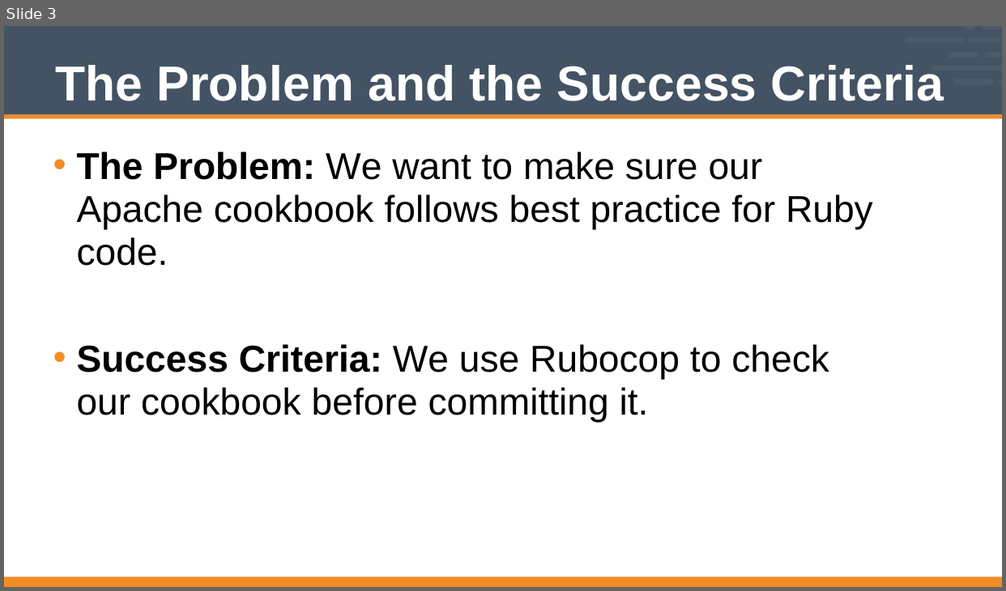
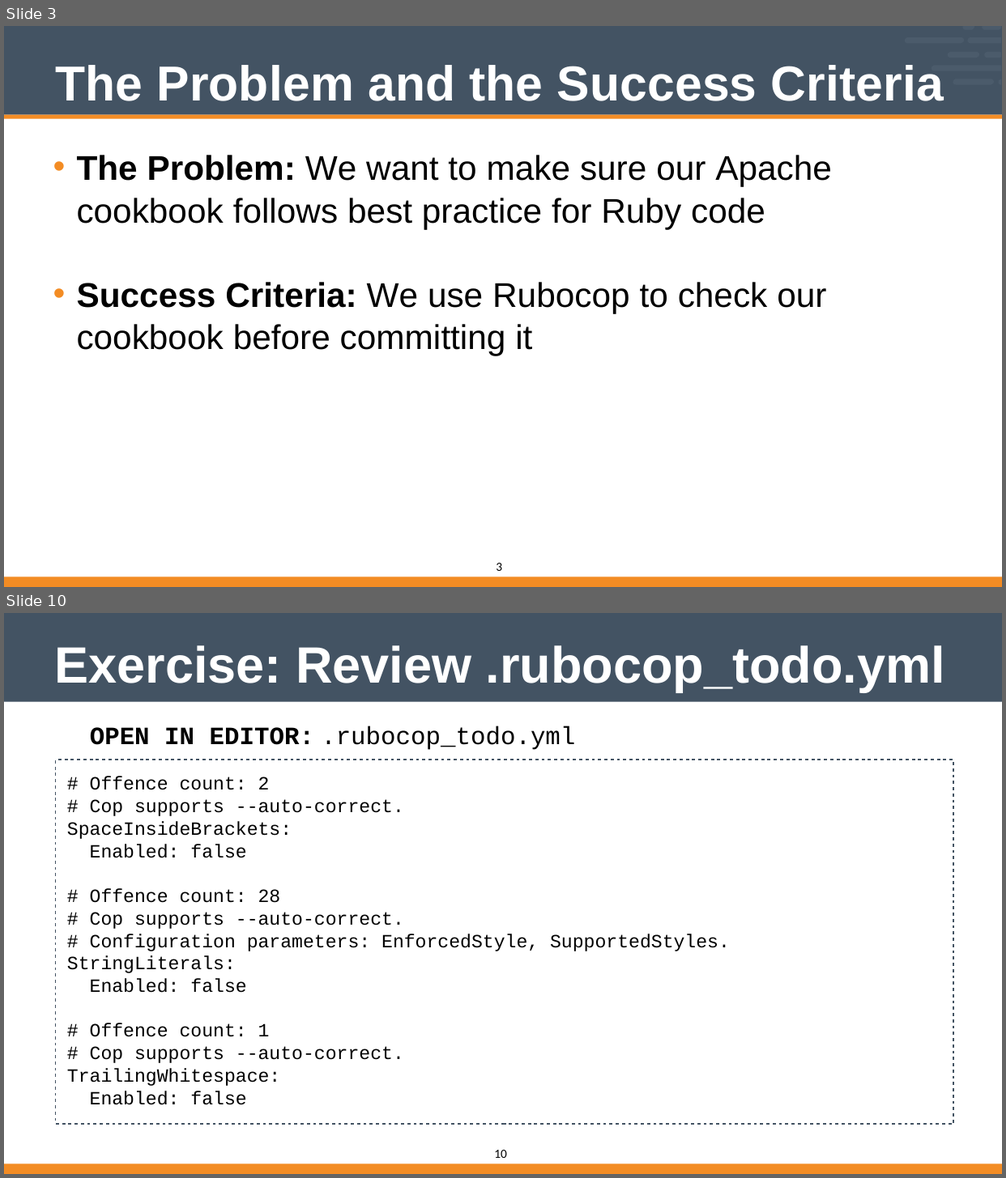
Before and after one commit to vinyar/chef-intermediate, a slide deck: Modules/11-Chef_Intermediate.pptx. Shown one above the other, each under a label of ours: slide 3 before the commit, slides 3 and 10 after it; the slides between them are not shown. The pictures are 1006x591 and 1006x1178 pixels, drawn with LibreOffice and Linux fonts; fonts in the diff are those of the drawing; background and template pictures are left out. Boxes give left, top, right and bottom in pixels: in the first picture for what was removed or moved away, otherwise in the second. Text is boxed around its words. In the diff, an @@ line names an element or a change of style, - is before the commit and + after.

```diff
--- a/Modules/11-Chef_Intermediate.pptx
+++ b/Modules/11-Chef_Intermediate.pptx
@@ slide 10 added at <box>4,613,1002,1174</box>, background #FFFFFF; not listed: 1 template element that a slide beside it also shows @@
@@ title added at <box>55,645,945,692</box>, 65.5 pt, text #FFFFFF, bold @@
+Exercise: Review .rubocop_todo.yml
@@ text added at <box>90,727,314,745</box>, 32 pt, text #000000, bold @@
+OPEN IN EDITOR:
@@ text added at <box>321,726,575,750</box>, 32 pt, text #000000 @@
+.rubocop_todo.yml
@@ rectangle added at <box>56,760,953,1124</box>, fill #FFFFFF, outline #435363 2 pt, 24 pt, text #000000 @@
+# Offence count: 2
+# Cop supports --auto-correct.
+SpaceInsideBrackets:
+Enabled: false
+# Offence count: 28
+# Cop supports --auto-correct.
+# Configuration parameters: EnforcedStyle, SupportedStyles.
+StringLiterals:
+Enabled: false
+# Offence count: 1
+# Cop supports --auto-correct.
+TrailingWhitespace:
+Enabled: false
@@ freeform shape added at <box>4,1164,1002,1174</box>, fill #F38C24 @@
@@ page number added at <box>494,1150,507,1158</box>, 16 pt, text #000000 @@
+10
@@ slide 3 changed as well @@
@@ text at <box>77,155,832,356</box>: text changed; size 48 to 44 pt @@
-• The Problem: We want to make sure our Apache cookbook follows best practice for Ruby code.
-• Success Criteria: We use Rubocop to check our cookbook before committing it.
+• The Problem: We want to make sure our Apache cookbook follows best practice for Ruby code
+• Success Criteria: We use Rubocop to check our cookbook before committing it
@@ page number added at <box>496,563,502,571</box>, 16 pt, text #000000 @@
+3
```
Also in this commit, not shown: 1 other slide changed, 19 other slides added, 10 slides removed.
